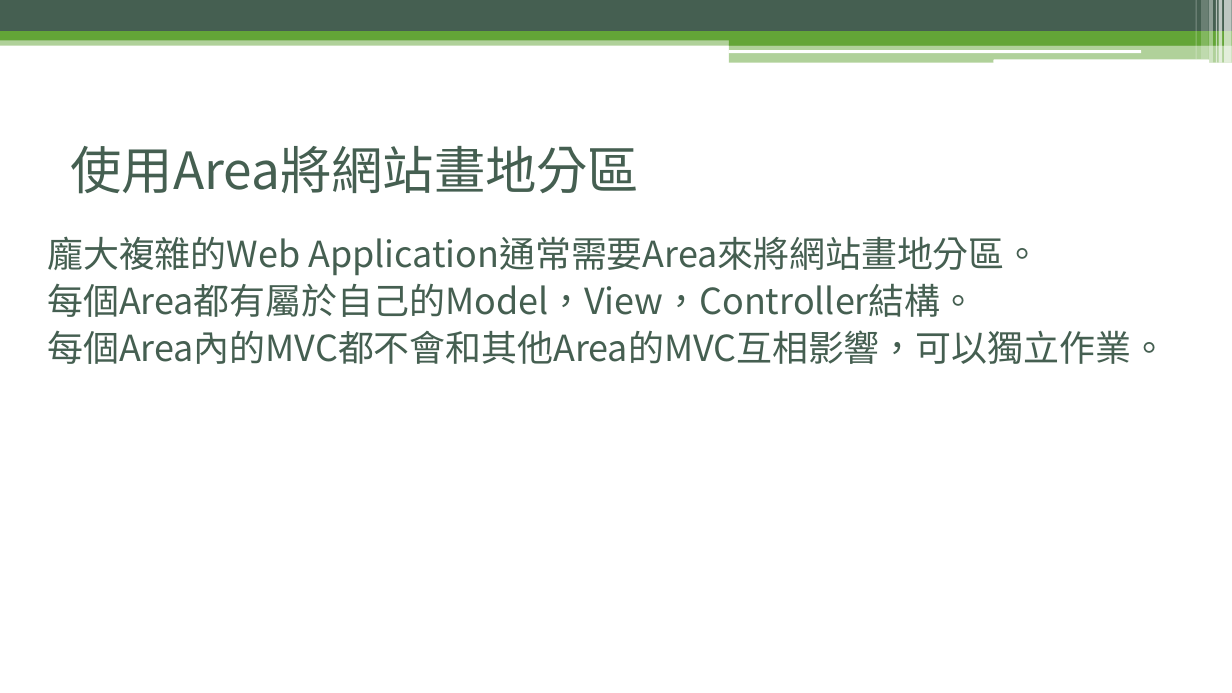
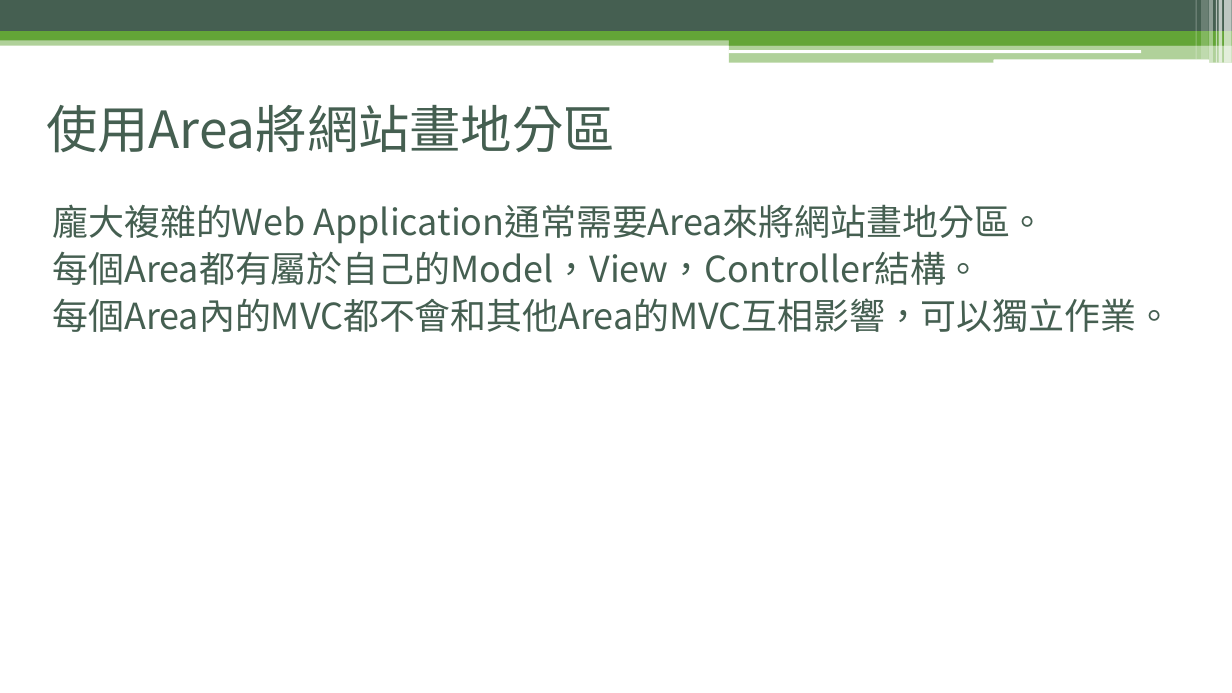
Before and after one commit to f85084/MVC, a slide deck: slide 7 of 現代 .Net 開發者之路 - MVC 完全精通.pptx. Drawn at 1232x693 pixels with LibreOffice and Linux fonts; fonts in the diff are those of the drawing. Boxes give left, top, right and bottom in pixels: in the first picture for what was removed or moved away, otherwise in the second. Text is boxed around its words. In the diff, an @@ line names an element or a change of style, - is before the commit and + after.

```diff
--- a/現代 .Net 開發者之路 - MVC 完全精通.pptx
+++ b/現代 .Net 開發者之路 - MVC 完全精通.pptx
@@ title "使用Area將網站畫地分區": place and size @@
-title "使用Area將網站畫地分區" at (71, 146, 640, 194)
+title "使用Area將網站畫地分區" at (46, 105, 615, 153)
@@ text "龐大複雜的Web Application通常需要Area來將網站畫地分區。": place and size @@
-text "龐大複雜的Web Application通常需要Area來將網站畫地分區。" at (47, 236, 1167, 364)
+text "龐大複雜的Web Application通常需要Area來將網站畫地分區。" at (53, 204, 1173, 332)
```
Also in this commit, not shown: 1 other slide changed, 1 slide added, 12 other files.
